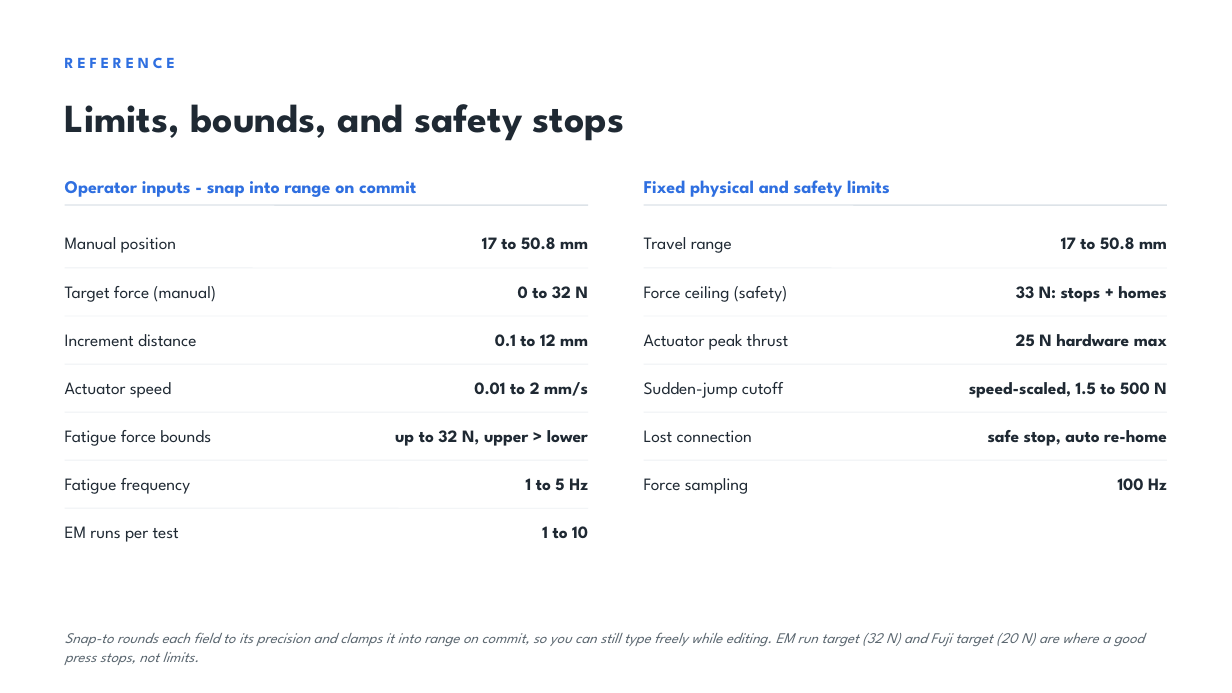
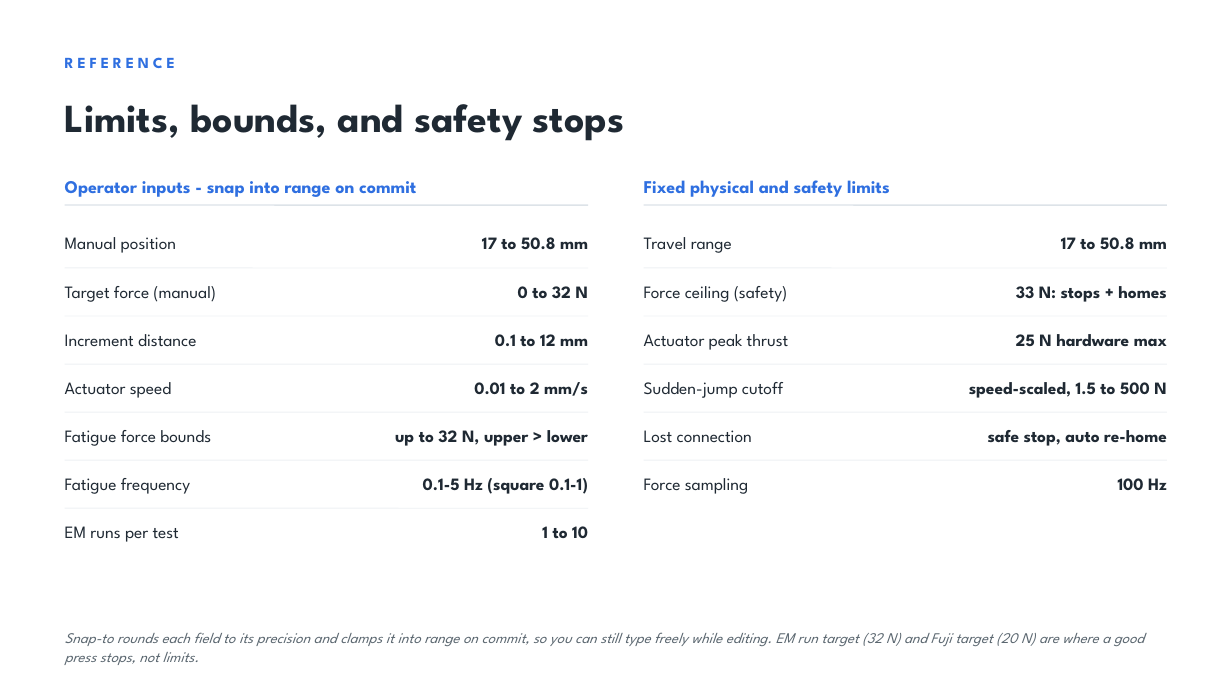
Before and after one commit to jacqchuang09/test_fixture, a slide deck: slide 14 of slideshow/Test_Fixture_GUI_Update.pptx (slide 13 before the commit). Drawn at 1232x693 pixels with LibreOffice and Linux fonts; fonts in the diff are those of the drawing. Boxes give left, top, right and bottom in pixels: in the first picture for what was removed or moved away, otherwise in the second. Text is boxed around its words. In the diff, an @@ line names an element or a change of style, - is before the commit and + after.

```diff
--- a/slideshow/Test_Fixture_GUI_Update.pptx
+++ b/slideshow/Test_Fixture_GUI_Update.pptx
@@ text at (423,478,588,494): text changed @@
-1 to 5 Hz
+0.1-5 Hz (square 0.1-1)
```
Also in this commit, not shown: 6 other slides changed, 4 slides added, 6 other files.
